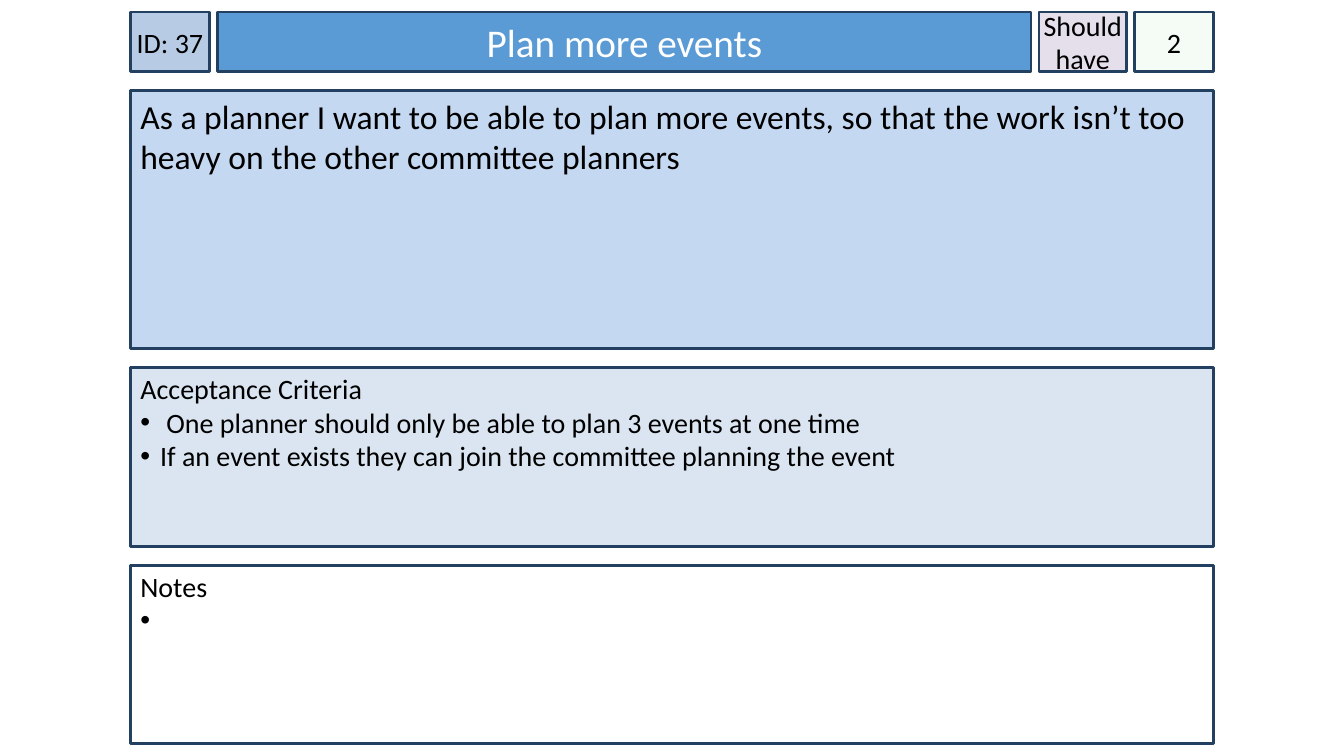
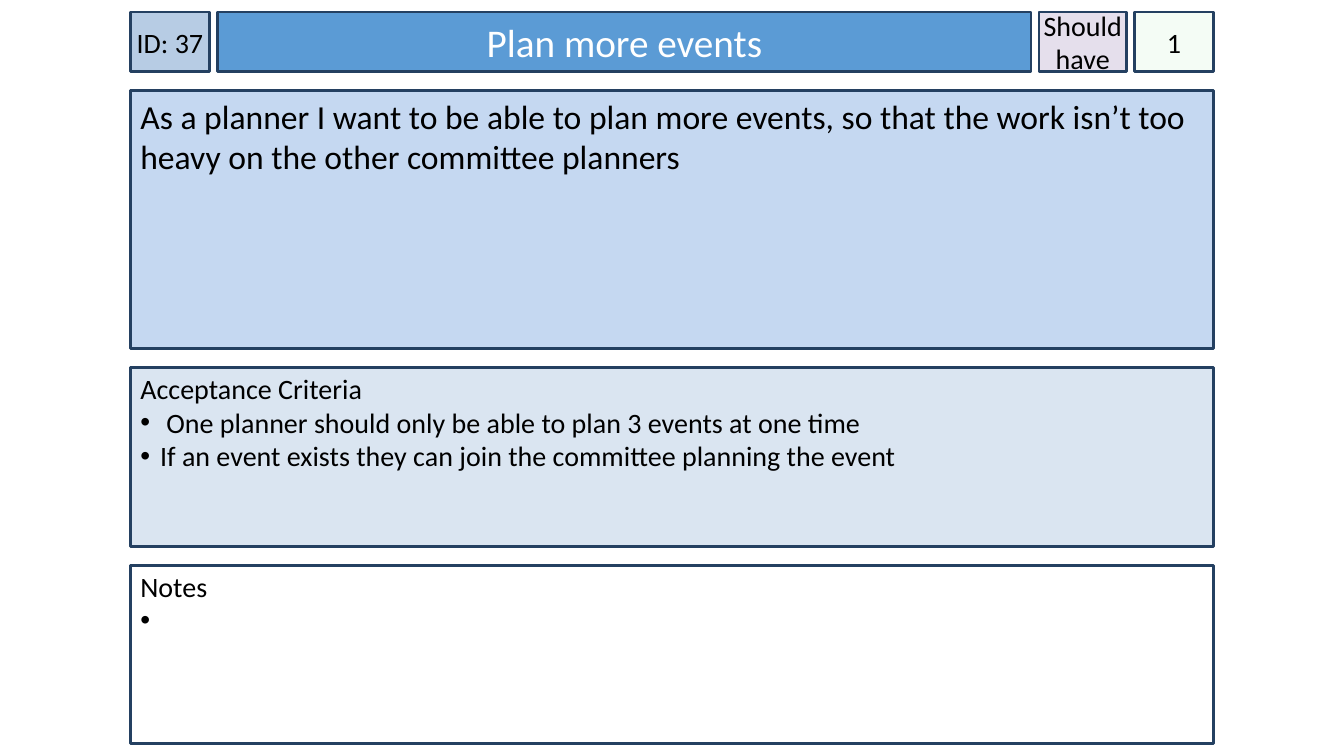
Before and after one commit to gcaba3/IFB299-Group23, a slide deck: slide 21 of New user stories.pptx. Drawn at 1344x756 pixels with LibreOffice and Linux fonts; fonts in the diff are those of the drawing. Boxes give left, top, right and bottom in pixels: in the first picture for what was removed or moved away, otherwise in the second. Text is boxed around its words. In the diff, an @@ line names an element or a change of style, - is before the commit and + after.

```diff
--- a/New user stories.pptx
+++ b/New user stories.pptx
@@ text in rectangle at (x1=1167, y1=35, x2=1181, y2=53): text changed @@
-2
+1
```
Also in this commit, not shown: 1 other slide changed, 3 other files.
